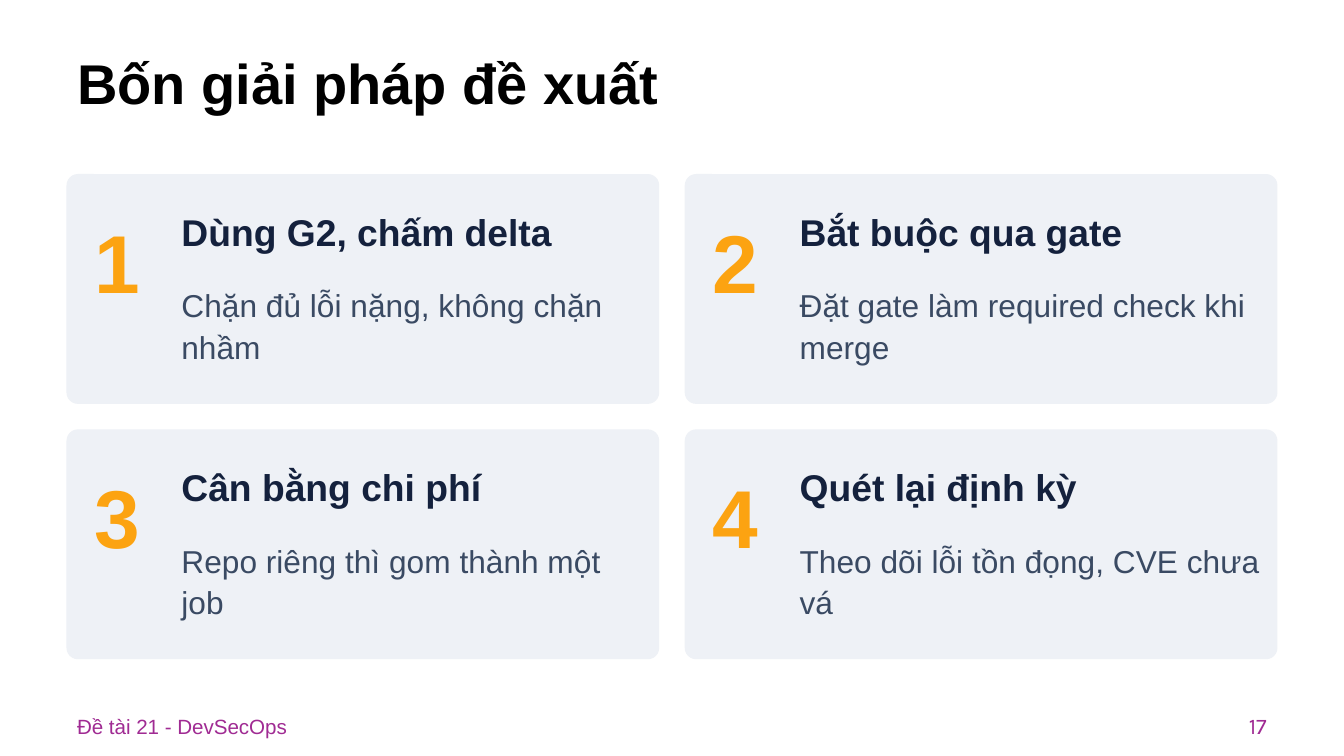
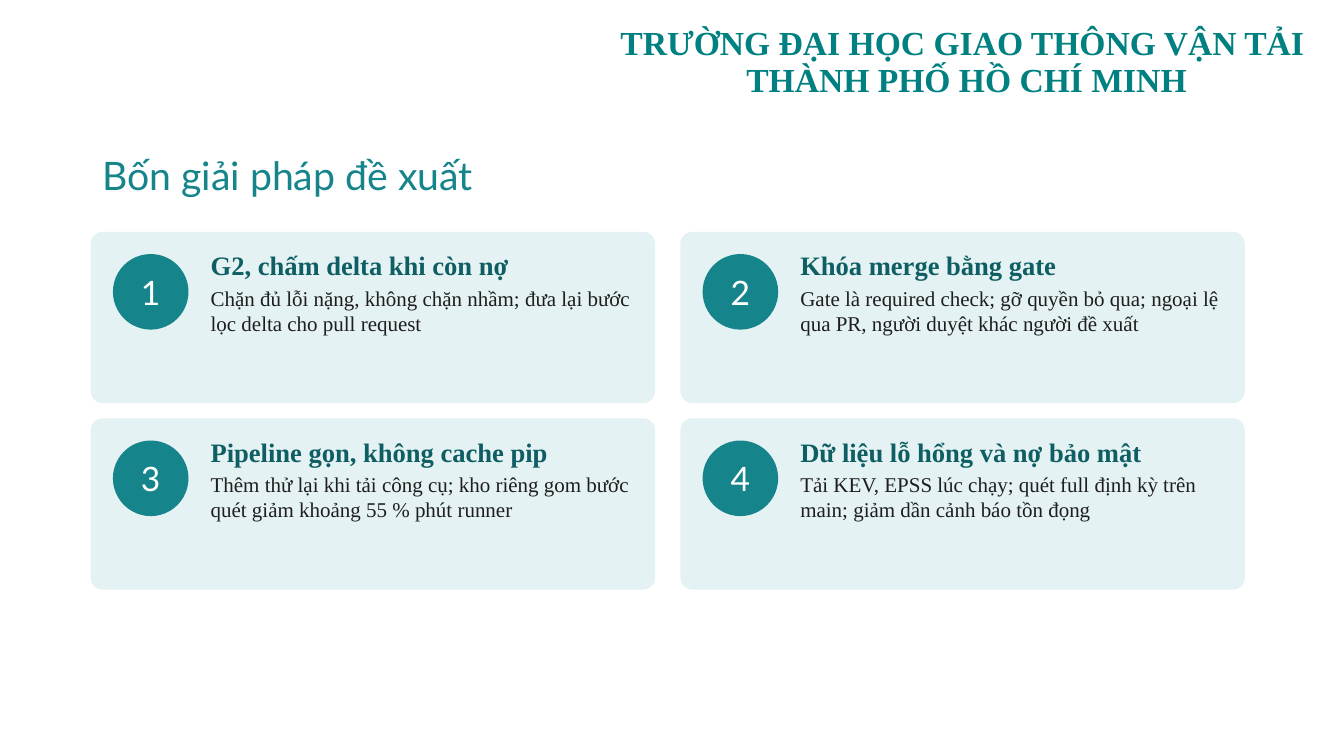
Before and after one commit to tranhuultai/012012303904_21_DevSecOps, a slide deck: slide 18 of PPTX/DeTai21_DevSecOps.pptx (slide 17 before the commit). Drawn at 1344x756 pixels with LibreOffice and Linux fonts; fonts in the diff are those of the drawing; background and template pictures are left out. Boxes give left, top, right and bottom in pixels: in the first picture for what was removed or moved away, otherwise in the second. Text is boxed around its words. In the diff, an @@ line names an element or a change of style, - is before the commit and + after.

```diff
--- a/PPTX/DeTai21_DevSecOps.pptx
+++ b/PPTX/DeTai21_DevSecOps.pptx
@@ text added at (620,29,1304,93), 24 pt, text #008080, bold @@
+TRƯỜNG ĐẠI HỌC GIAO THÔNG VẬN TẢI
+THÀNH PHỐ HỒ CHÍ MINH
@@ title "Bốn giải pháp đề xuất": place and size @@
-title "Bốn giải pháp đề xuất" at (77,61,658,114)
+title "Bốn giải pháp đề xuất" at (102,158,473,197)
@@ title "Bốn giải pháp đề xuất" at (102,158,473,197): size 40 to 28 pt, font Arial to Lato, text colour #000000 to #15848B, bold off @@
@@ rounded rectangle: place and size @@
-rounded rectangle at (68,174,659,403)
+rounded rectangle at (91,232,655,403)
@@ text removed at (181,217,552,253) @@
-Dùng G2, chấm delta
@@ rounded rectangle: place and size @@
-rounded rectangle at (686,174,1277,403)
+rounded rectangle at (681,232,1245,403)
@@ text removed at (800,216,1123,253) @@
-Bắt buộc qua gate
@@ ellipse "1": place and size @@
-ellipse "1" at (94,236,140,293)
+ellipse "1" at (113,254,189,330)
@@ text at (211,255,630,336): text changed; size 22.7 to 15 pt; font Arial to Times New Roman; text colour #3A4A63 to #1E1E1E @@
-Chặn đủ lỗi nặng, không chặn nhầm
+G2, chấm delta khi còn nợ
+Chặn đủ lỗi nặng, không chặn nhầm; đưa lại bước lọc delta cho pull request
@@ ellipse "2": place and size @@
-ellipse "2" at (712,235,758,293)
+ellipse "2" at (703,254,778,330)
@@ text added at (800,255,1218,336), 15 pt, text #1E1E1E @@
+Khóa merge bằng gate
+Gate là required check; gỡ quyền bỏ qua; ngoại lệ qua PR, người duyệt khác người đề xuất
@@ text removed at (800,293,1244,365) @@
-Đặt gate làm required check khi merge
@@ rounded rectangle: place and size @@
-rounded rectangle at (68,431,659,659)
+rounded rectangle at (91,418,655,590)
@@ fill #EEF1F6 to #E4F2F3; outline #EEF1F6 1 pt to none; proportions changed in 4 elements at (91,232,655,403), (681,232,1245,403), (91,418,655,590), (681,418,1245,590) @@
@@ rounded rectangle: place and size @@
-rounded rectangle at (686,431,1277,659)
+rounded rectangle at (681,418,1245,590)
@@ size 58.7 to 24 pt, font Arial to Lato, text colour #FCA311 to #FFFFFF, bold off; alignment left to centre; line spacing 1.1 to 1; vertical alignment top to middle; fill none to #15848B in 4 elements at (703,254,778,330), (113,254,189,330), (703,441,778,516), (113,441,189,516) @@
@@ ellipse "3": place and size @@
-ellipse "3" at (94,490,140,549)
+ellipse "3" at (113,441,189,516)
@@ text added at (211,443,628,522), 15 pt, text #1E1E1E @@
+Pipeline gọn, không cache pip
+Thêm thử lại khi tải công cụ; kho riêng gom bước quét giảm khoảng 55 % phút runner
@@ ellipse "4": place and size @@
-ellipse "4" at (712,491,758,548)
+ellipse "4" at (703,441,778,516)
@@ text added at (800,441,1196,522), 15 pt, text #1E1E1E @@
+Dữ liệu lỗ hổng và nợ bảo mật
+Tải KEV, EPSS lúc chạy; quét full định kỳ trên main; giảm dần cảnh báo tồn đọng
@@ text removed at (181,472,481,509) @@
-Cân bằng chi phí
@@ text removed at (800,473,1076,509) @@
-Quét lại định kỳ
@@ text removed at (181,549,600,620) @@
-Repo riêng thì gom thành một job
@@ text removed at (800,547,1259,615) @@
-Theo dõi lỗi tồn đọng, CVE chưa vá
@@ text removed at (77,718,286,739) @@
-Đề tài 21 - DevSecOps
@@ page number added at (950,701,1252,741), 12 pt, text #FFFFFF @@
+18
@@ page number removed at (1249,720,1267,734) @@
-17
```
Also in this commit, not shown: 5 other slides changed, 13 slides added, 12 slides removed, 1 other file.
